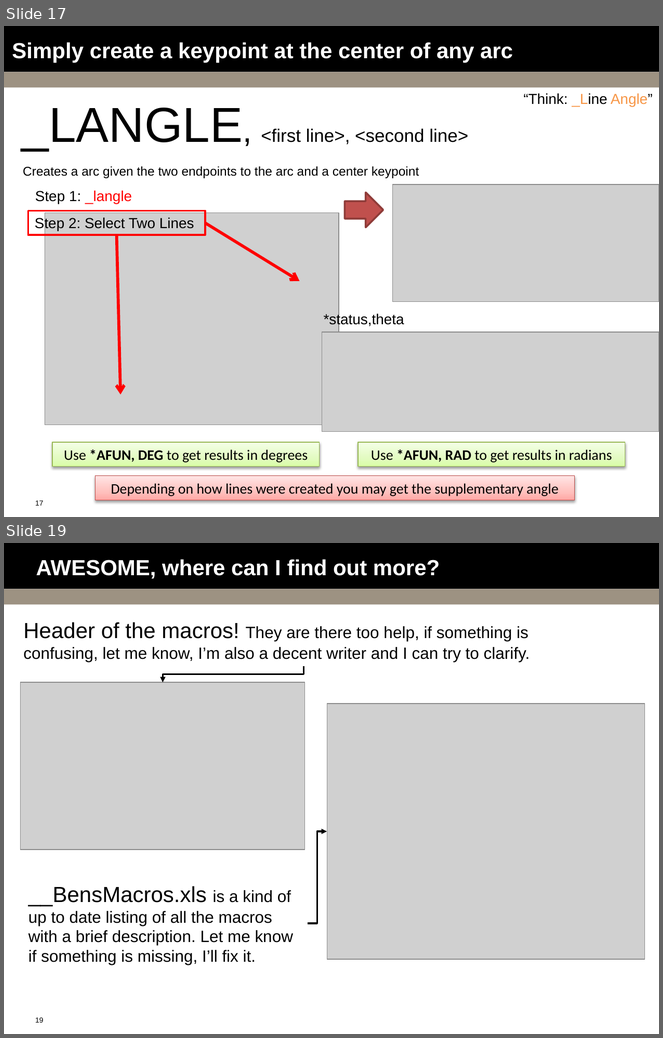
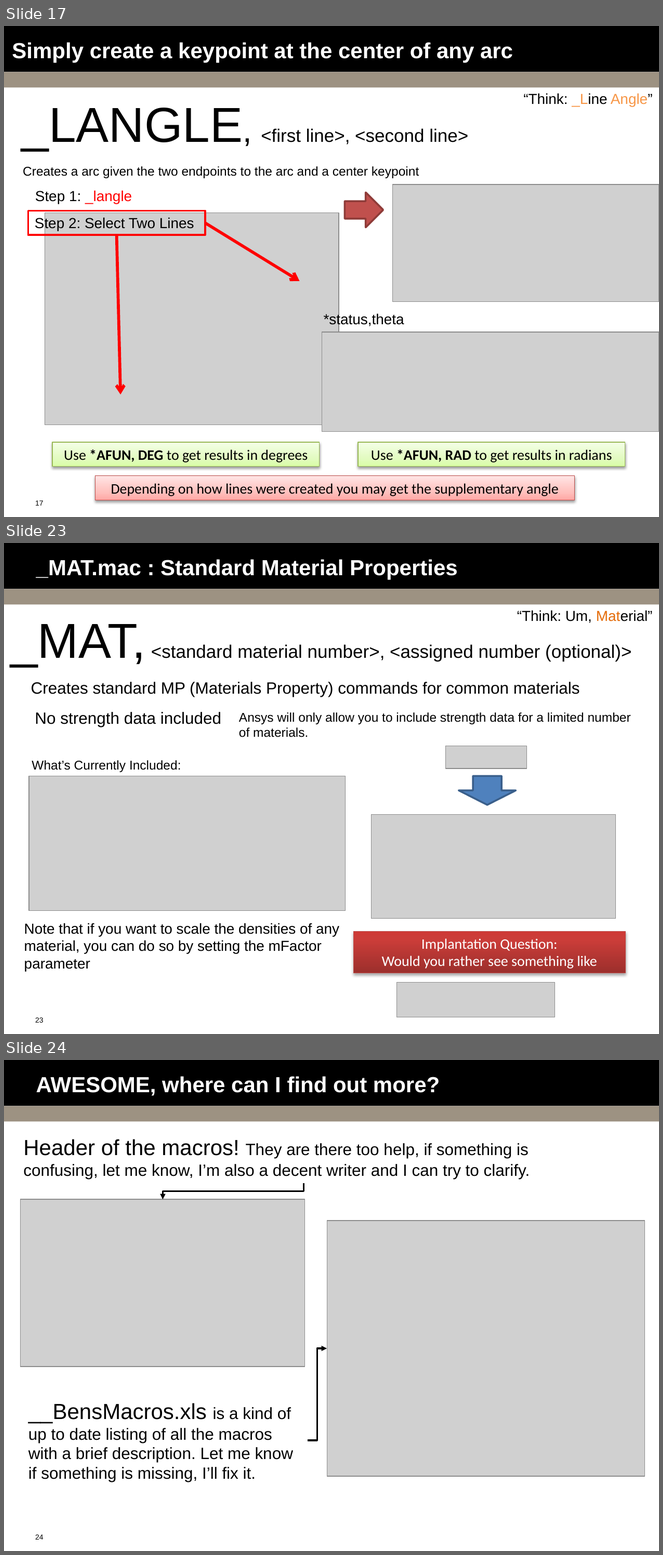
Before and after one commit to bguest/ansys-macros, a slide deck: Macro-Mania.pptx. Shown one above the other, each under a label of ours: slides 17 and 19 before the commit, slides 17, 23 and 24 after it; the slides between them are not shown. The pictures are 663x1038 and 663x1555 pixels, drawn with LibreOffice and Linux fonts; fonts in the diff are those of the drawing; grey boxes stand for pictures; background and template pictures are left out. Boxes give left, top, right and bottom in pixels: in the first picture for what was removed or moved away, otherwise in the second. Text is boxed around its words. In the diff, an @@ line names an element or a change of style, - is before the commit and + after.

```diff
--- a/Macro-Mania.pptx
+++ b/Macro-Mania.pptx
@@ slide 23 added at (4, 543, 659, 1034), background #FFFFFF; not listed: 3 template elements that a slide beside it also shows @@
@@ title added at (36, 559, 458, 579), 24 pt, text #FFFFFF, bold @@
+_MAT.mac : Standard Material Properties
@@ text added at (517, 610, 653, 623), 16 pt, text #000000 @@
+“Think: Um, Material”
@@ text added at (10, 624, 632, 667), 20 pt, text #000000 @@
+_MAT, <standard material number>, <assigned number (optional)>
@@ text added at (31, 682, 580, 697), 18 pt, text #000000 @@
+Creates standard MP (Materials Property) commands for common materials
@@ text added at (35, 712, 221, 727), 18 pt, text #000000 @@
+No strength data included
@@ text added at (239, 713, 631, 737), 14 pt, text #000000 @@
+Ansys will only allow you to include strength data for a limited number of materials.
@@ text added at (32, 760, 181, 772), 14 pt, text #000000 @@
+What’s Currently Included:
@@ picture added at (445, 746, 527, 768) @@
@@ picture added at (29, 776, 345, 911) @@
@@ down arrow added at (458, 776, 516, 805), fill #4F81BD, outline #3A5F8C 2 pt @@
@@ picture added at (371, 815, 616, 919) @@
@@ text added at (24, 923, 339, 971), 16 pt, text #000000 @@
+Note that if you want to scale the densities of any material, you can do so by setting the mFactor parameter
@@ rectangle added at (354, 931, 626, 974), fill gradient #9C2F2D to #CB3E3A to #CE3B37, outline #BF4C48 0.75 pt, 16 pt, text #FFFFFF @@
+Implantation Question:
+Would you rather see something like
@@ picture added at (397, 982, 555, 1017) @@
@@ what was slide 19 is now slide 24 @@
@@ page number at (35, 1535, 44, 1540): text changed @@
-19
+24
```
Also in this commit, not shown: 1 slide changed, 4 other slides added, 4 other files.
